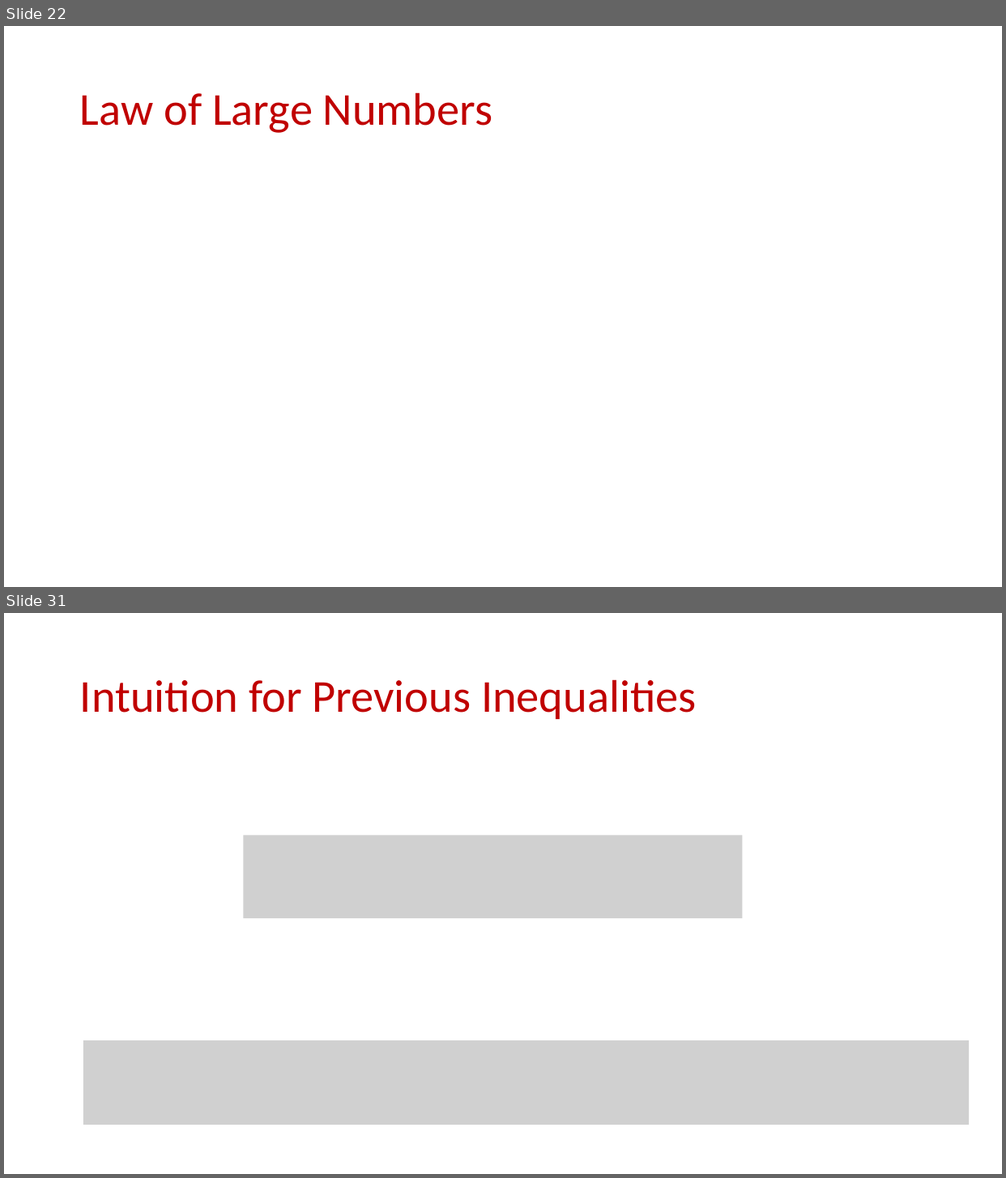
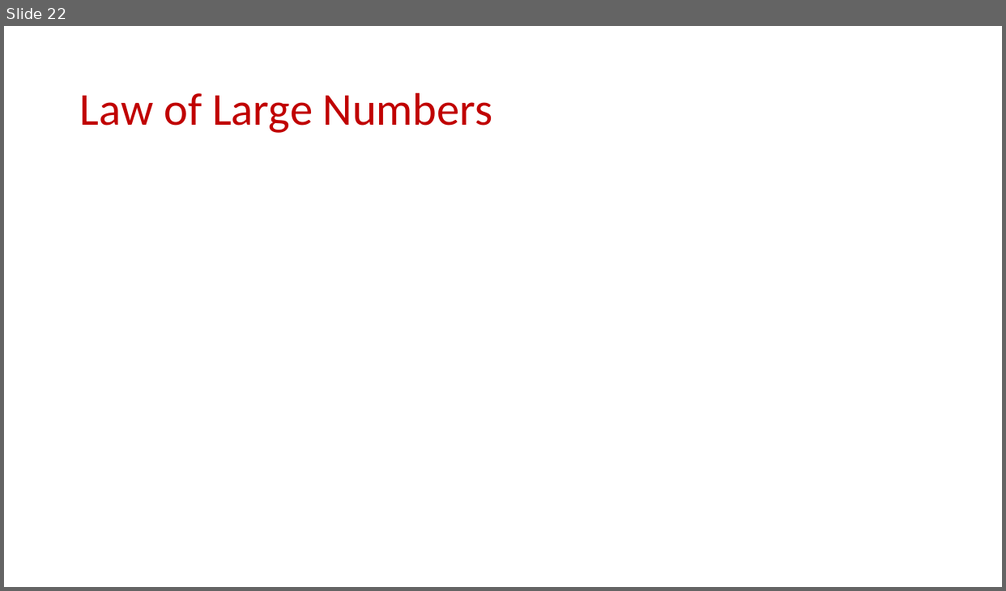
Before and after one commit to samsonzhou/samsonzhou.github.io, a slide deck: CSCE689-23/L4.pptx. Shown one above the other, each under a label of ours: slides 22 and 31 before the commit, slide 22 after it; the slides between them are not shown. The pictures are 1006x1178 and 1006x591 pixels, drawn with LibreOffice and Linux fonts; fonts in the diff are those of the drawing; grey boxes stand for pictures. Boxes give left, top, right and bottom in pixels: in the first picture for what was removed or moved away, otherwise in the second. Text is boxed around its words. In the diff, an @@ line names an element or a change of style, - is before the commit and + after.

```diff
--- a/CSCE689-23/L4.pptx
+++ b/CSCE689-23/L4.pptx
@@ slide 31 removed at [4, 613, 1002, 1174], background #FFFFFF @@
@@ title removed at [80, 679, 697, 719] @@
-Intuition for Previous Inequalities
@@ picture removed at [244, 835, 743, 918] @@
@@ picture removed at [83, 1041, 969, 1125] @@
```
Also in this commit, not shown: 27 other slides removed, 5 other files.
